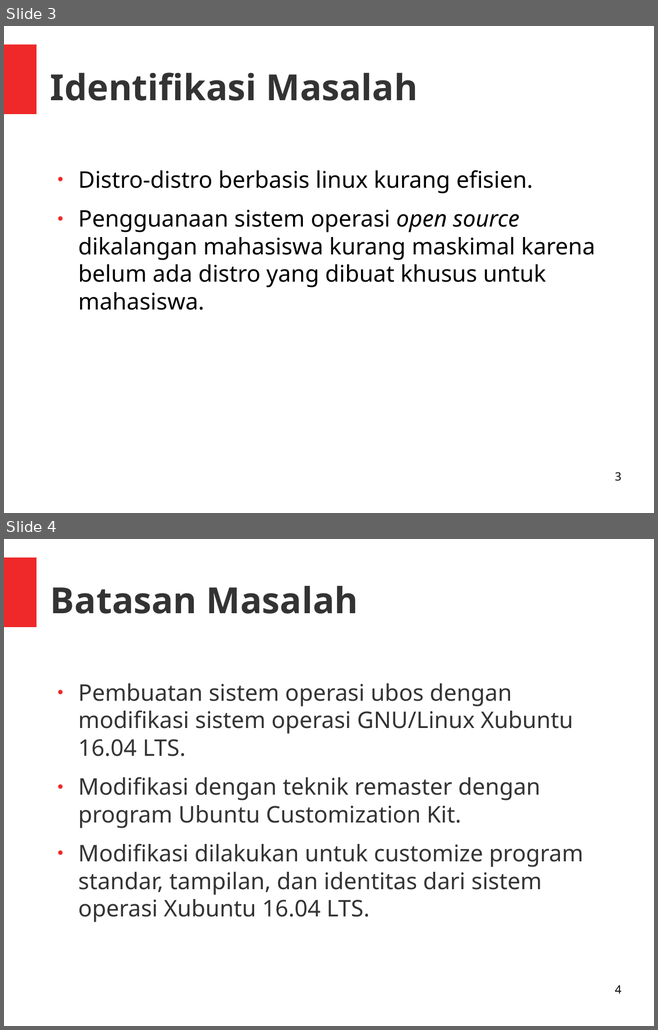
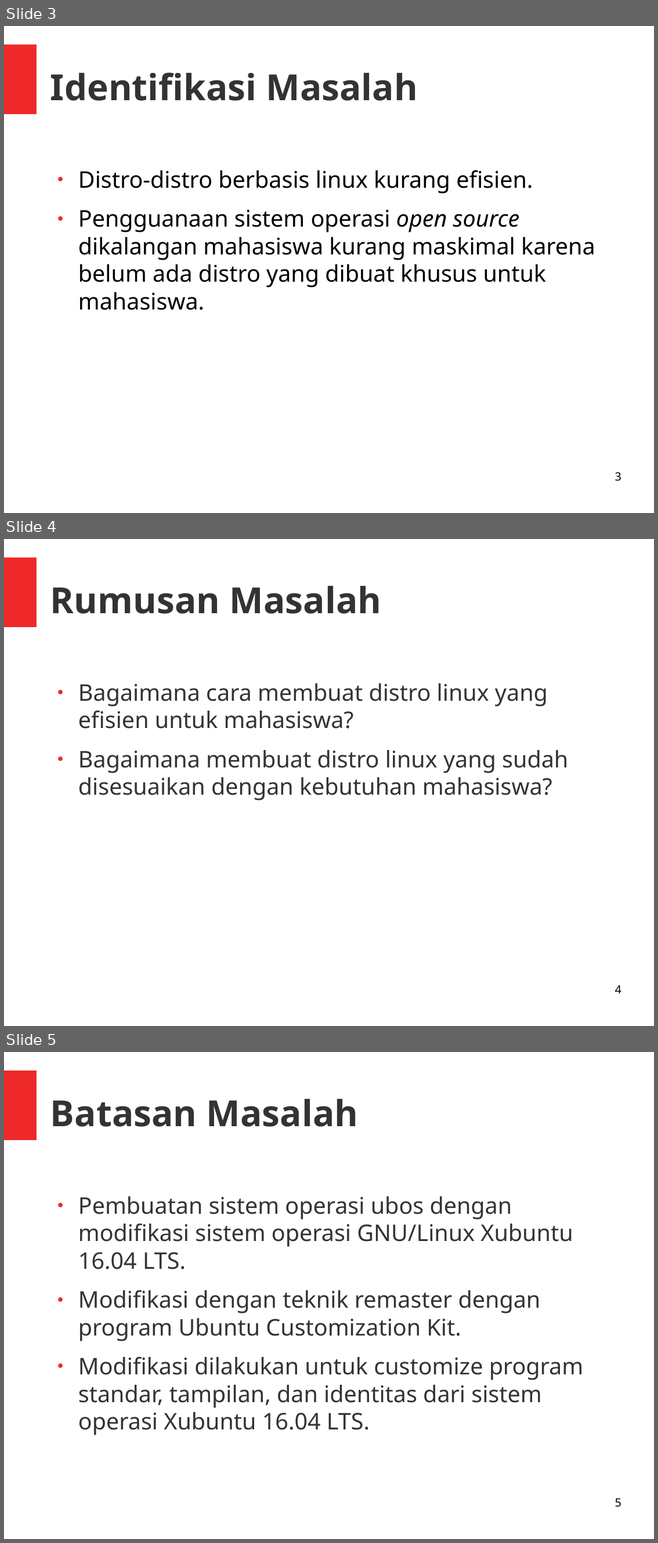
Before and after one commit to kuriyantoadi/tulisan-ubos, a slide deck: Skripsi-UBOS/Presentasi Skripsi Ubos.odp. Shown one above the other, each under a label of ours: slides 3 and 4 before the commit, slides 3, 4 and 5 after it. The pictures are 658x1030 and 658x1543 pixels, drawn with LibreOffice and Linux fonts; fonts in the diff are those of the drawing. Boxes give left, top, right and bottom in pixels: in the first picture for what was removed or moved away, otherwise in the second. Text is boxed around its words. In the diff, an @@ line names an element or a change of style, - is before the commit and + after.

```diff
--- a/Skripsi-UBOS/Presentasi Skripsi Ubos.odp
+++ b/Skripsi-UBOS/Presentasi Skripsi Ubos.odp
@@ slide 4 added at (4,539,654,1026), background #FFFFFF; not listed: 1 template element that a slide beside it also shows @@
@@ title added at (50,586,382,614), 44 pt, text #333333, bold @@
+Rumusan Masalah
@@ text added at (78,683,568,801), 28 pt, text #333333 @@
+● Bagaimana cara membuat distro linux yang efisien untuk mahasiswa?
+● Bagaimana membuat distro linux yang sudah disesuaikan dengan kebutuhan mahasiswa?
@@ page number added at (615,985,621,994), 14 pt, text #000000 @@
+4
@@ what was slide 4 is now slide 5 @@
@@ page number at (615,1499,621,1507): text changed @@
-4
+5
```
Also in this commit, not shown: 1 slide changed, 14 other files.
